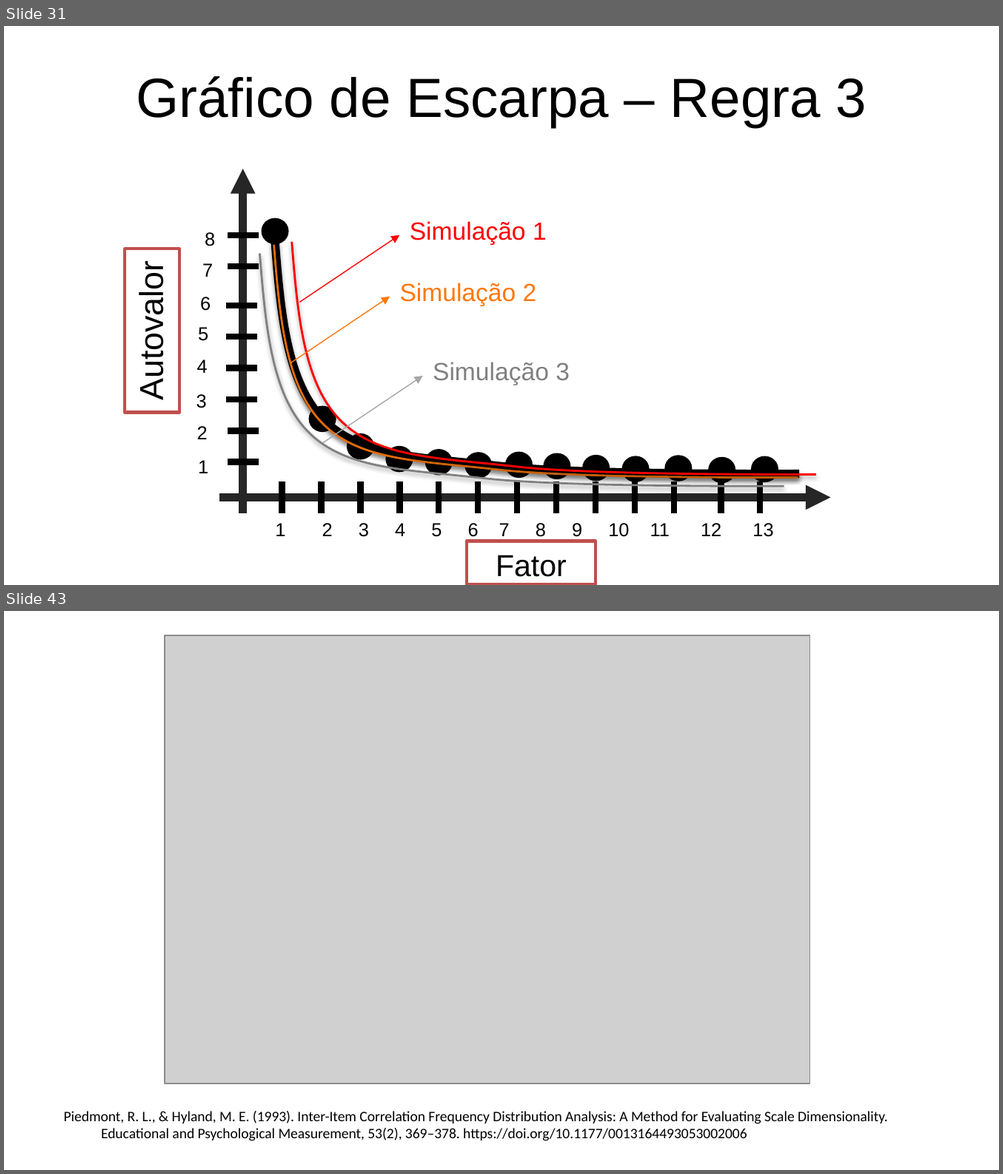
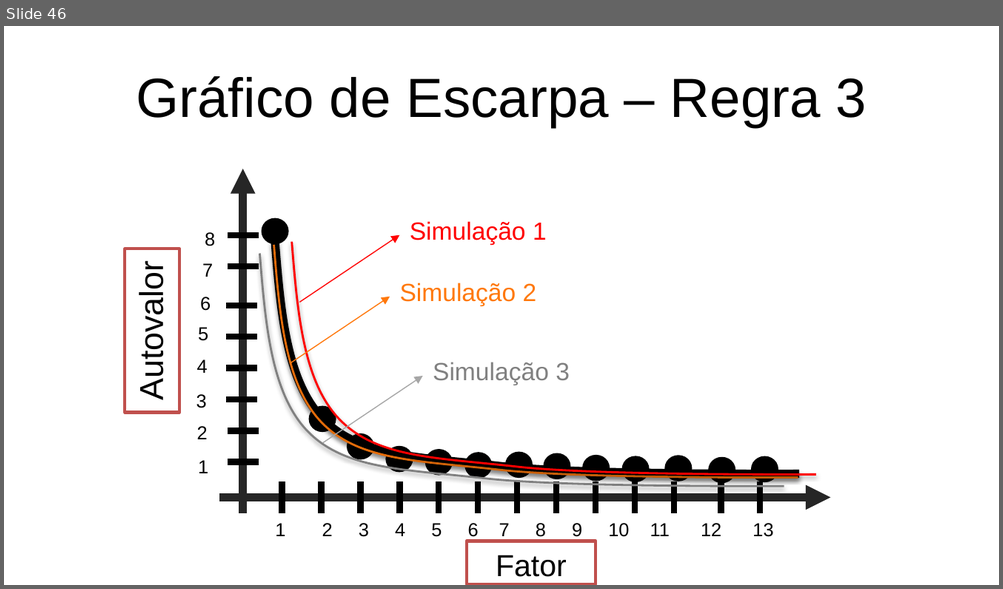
Before and after one commit to anovabr/psicometria_aplicada, a slide deck: slides/Aula 3 - A proposta da EFA.pptx. Shown one above the other, each under a label of ours: slides 31 and 43 before the commit, slide 46 after it; the slides between them are not shown. The pictures are 1003x1174 and 1003x589 pixels, drawn with LibreOffice and Linux fonts; fonts in the diff are those of the drawing; grey boxes stand for pictures; background and template pictures are left out. Boxes give left, top, right and bottom in pixels: in the first picture for what was removed or moved away, otherwise in the second. Text is boxed around its words. In the diff, an @@ line names an element or a change of style, - is before the commit and + after.

```diff
--- a/slides/Aula 3 - A proposta da EFA.pptx
+++ b/slides/Aula 3 - A proposta da EFA.pptx
@@ slide 43 removed at <box>4,611,999,1170</box>, background picture (left out) @@
@@ picture removed at <box>164,636,810,1085</box> @@
@@ text removed at <box>64,1111,888,1142</box> @@
-Piedmont, R. L., & Hyland, M. E. (1993). Inter-Item Correlation Frequency Distribution Analysis: A Method for Evaluating Scale Dimensionality. Educational and Psychological Measurement, 53(2), 369–378. https://doi.org/10.1177/0013164493053002006
@@ what was slide 31 is now slide 46 @@
```
Also in this commit, not shown: 18 slides changed, 16 slides added, 24 other slides removed, 3 other files.
